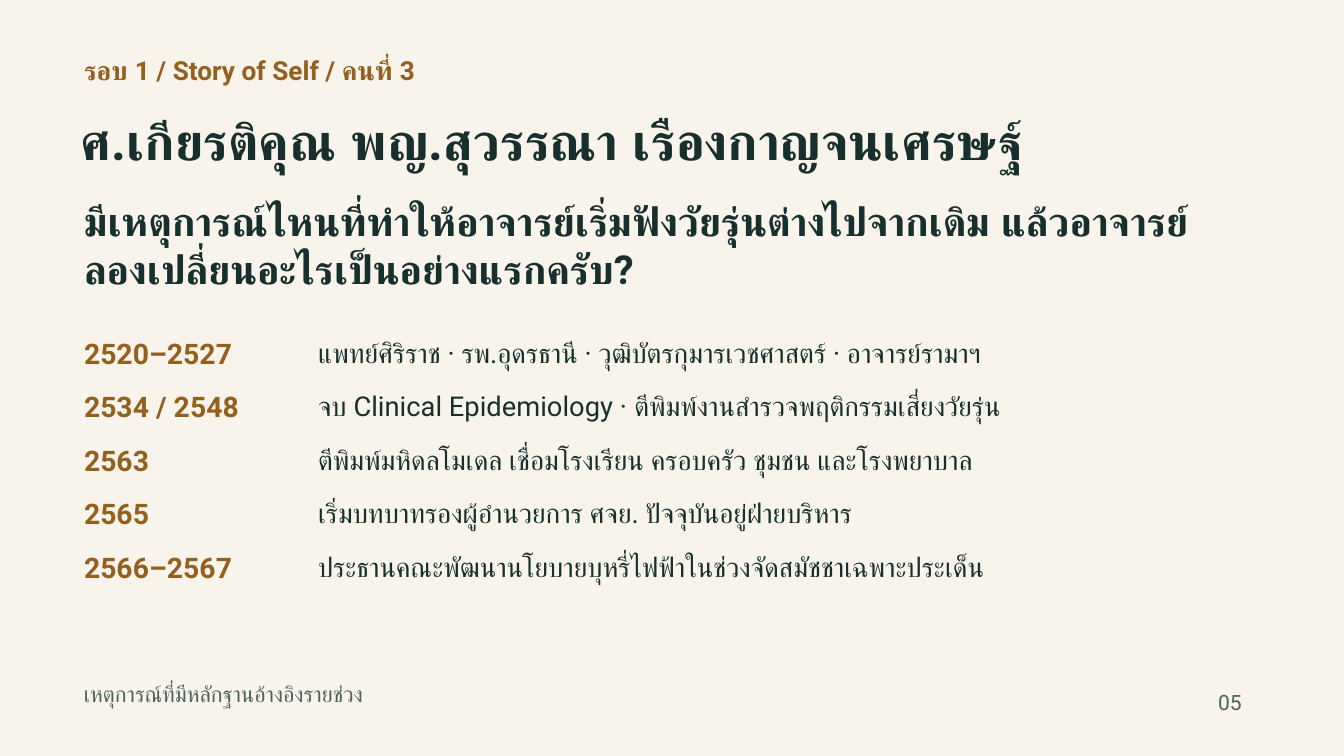
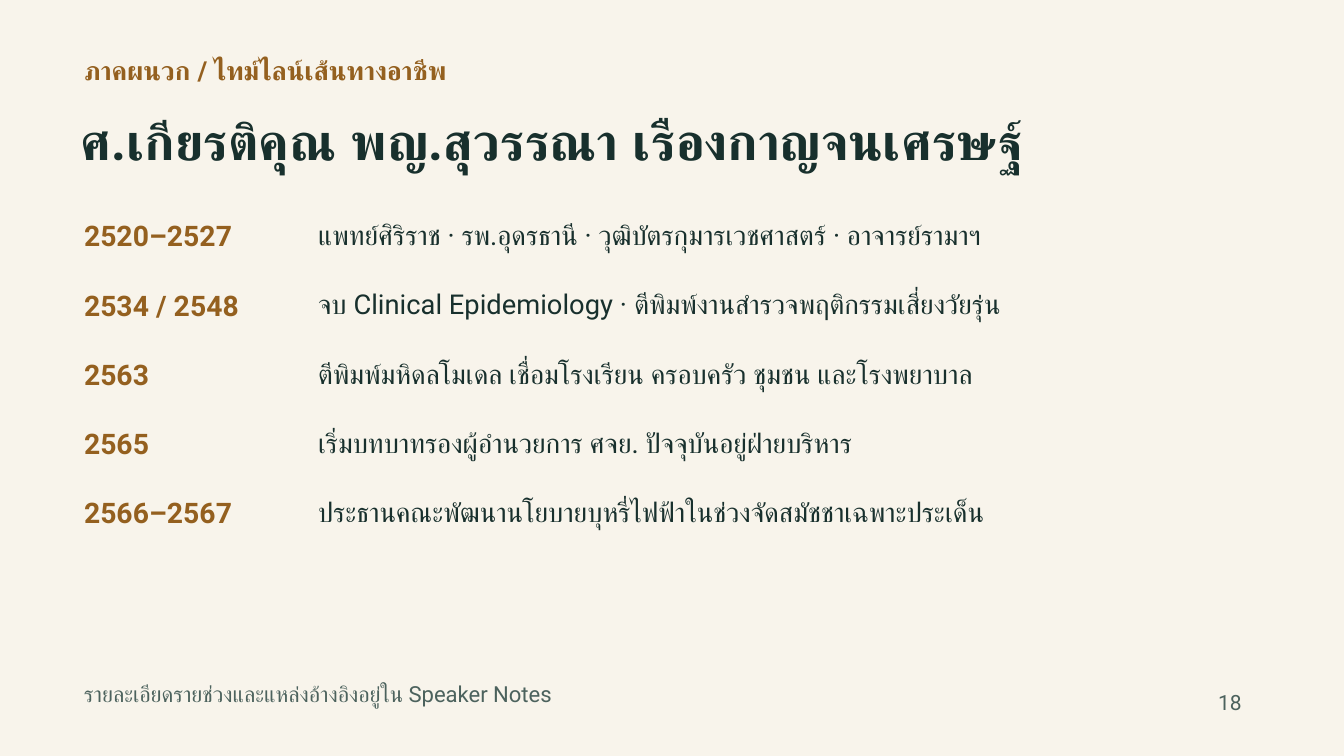
Before and after one commit to smartwoo/racm303-2569-faculty-member, a slide deck: slide 18 of exports/pptx/RACM303_2569_Physician_Roles_Moderator.pptx (slide 5 before the commit). Drawn at 1344x756 pixels with LibreOffice and Linux fonts; fonts in the diff are those of the drawing. Boxes give left, top, right and bottom in pixels: in the first picture for what was removed or moved away, otherwise in the second. Text is boxed around its words. In the diff, an @@ line names an element or a change of style, - is before the commit and + after.

```diff
--- a/exports/pptx/RACM303_2569_Physician_Roles_Moderator.pptx
+++ b/exports/pptx/RACM303_2569_Physician_Roles_Moderator.pptx
@@ text at [84,60,447,81]: text changed @@
-รอบ 1 / Story of Self / คนที่ 3
+ภาคผนวก / ไทม์ไลน์เส้นทางอาชีพ
@@ text removed at [84,204,1189,285] @@
-มีเหตุการณ์ไหนที่ทำให้อาจารย์เริ่มฟังวัยรุ่นต่างไปจากเดิม แล้วอาจารย์ลองเปลี่ยนอะไรเป็นอย่างแรกครับ?
@@ text "2520–2527": place and size @@
-text "2520–2527" at [84,343,232,365]
+text "2520–2527" at [84,225,232,247]
@@ text "แพทย์ศิริราช · รพ.อุดรธานี · วุฒิบัตรกุมารเวชศาสตร์ ...": place and size @@
-text "แพทย์ศิริราช · รพ.อุดรธานี · วุฒิบัตรกุมารเวชศาสตร์ ..." at [318,342,981,371]
+text "แพทย์ศิริราช · รพ.อุดรธานี · วุฒิบัตรกุมารเวชศาสตร์ ..." at [318,224,981,253]
@@ text "2534 / 2548": place and size @@
-text "2534 / 2548" at [84,396,239,418]
+text "2534 / 2548" at [84,295,239,317]
@@ text "จบ Clinical Epidemiology · ตีพิมพ์งานสำรวจพฤติกรรมเสี่ยงวัยร ...": place and size @@
-text "จบ Clinical Epidemiology · ตีพิมพ์งานสำรวจพฤติกรรมเสี่ยงวัยร ..." at [318,395,1000,424]
+text "จบ Clinical Epidemiology · ตีพิมพ์งานสำรวจพฤติกรรมเสี่ยงวัยร ..." at [318,293,1000,322]
@@ text "2563": place and size @@
-text "2563" at [84,450,149,472]
+text "2563" at [84,364,149,386]
@@ text "ตีพิมพ์มหิดลโมเดล เชื่อมโรงเรียน ครอบครัว ชุมชน และโรงพยาบาล": place and size @@
-text "ตีพิมพ์มหิดลโมเดล เชื่อมโรงเรียน ครอบครัว ชุมชน และโรงพยาบาล" at [318,449,972,478]
+text "ตีพิมพ์มหิดลโมเดล เชื่อมโรงเรียน ครอบครัว ชุมชน และโรงพยาบาล" at [318,363,972,392]
@@ text "2565": place and size @@
-text "2565" at [84,503,149,525]
+text "2565" at [84,433,149,455]
@@ text "เริ่มบทบาทรองผู้อำนวยการ ศจย. ปัจจุบันอยู่ฝ่ายบริหาร": place and size @@
-text "เริ่มบทบาทรองผู้อำนวยการ ศจย. ปัจจุบันอยู่ฝ่ายบริหาร" at [318,502,852,531]
+text "เริ่มบทบาทรองผู้อำนวยการ ศจย. ปัจจุบันอยู่ฝ่ายบริหาร" at [318,432,852,461]
@@ text "2566–2567": place and size @@
-text "2566–2567" at [84,557,232,579]
+text "2566–2567" at [84,502,232,524]
@@ text "ประธานคณะพัฒนานโยบายบุหรี่ไฟฟ้าในช่วงจัดสมัชชาเฉพาะประเด็น": place and size @@
-text "ประธานคณะพัฒนานโยบายบุหรี่ไฟฟ้าในช่วงจัดสมัชชาเฉพาะประเด็น" at [318,556,984,585]
+text "ประธานคณะพัฒนานโยบายบุหรี่ไฟฟ้าในช่วงจัดสมัชชาเฉพาะประเด็น" at [318,501,984,530]
@@ text at [84,685,552,709]: text changed @@
-เหตุการณ์ที่มีหลักฐานอ้างอิงรายช่วง
+รายละเอียดรายช่วงและแหล่งอ้างอิงอยู่ใน Speaker Notes
@@ text at [1218,695,1242,710]: text changed @@
-05
+18
```
Also in this commit, not shown: 4 other slides changed, 15 slides added, 11 slides removed.
